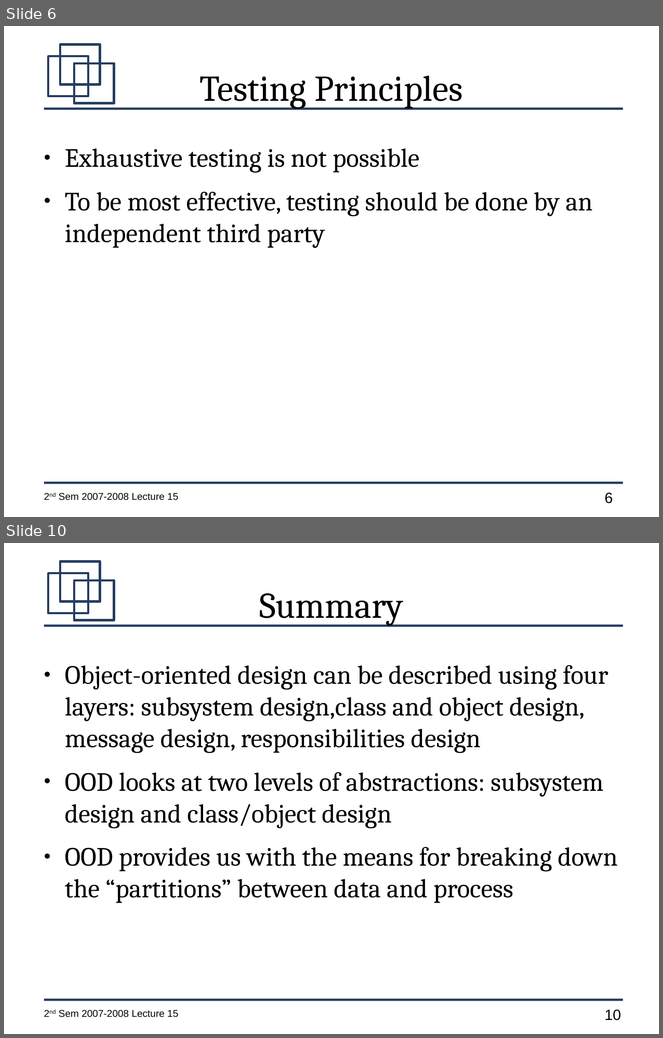
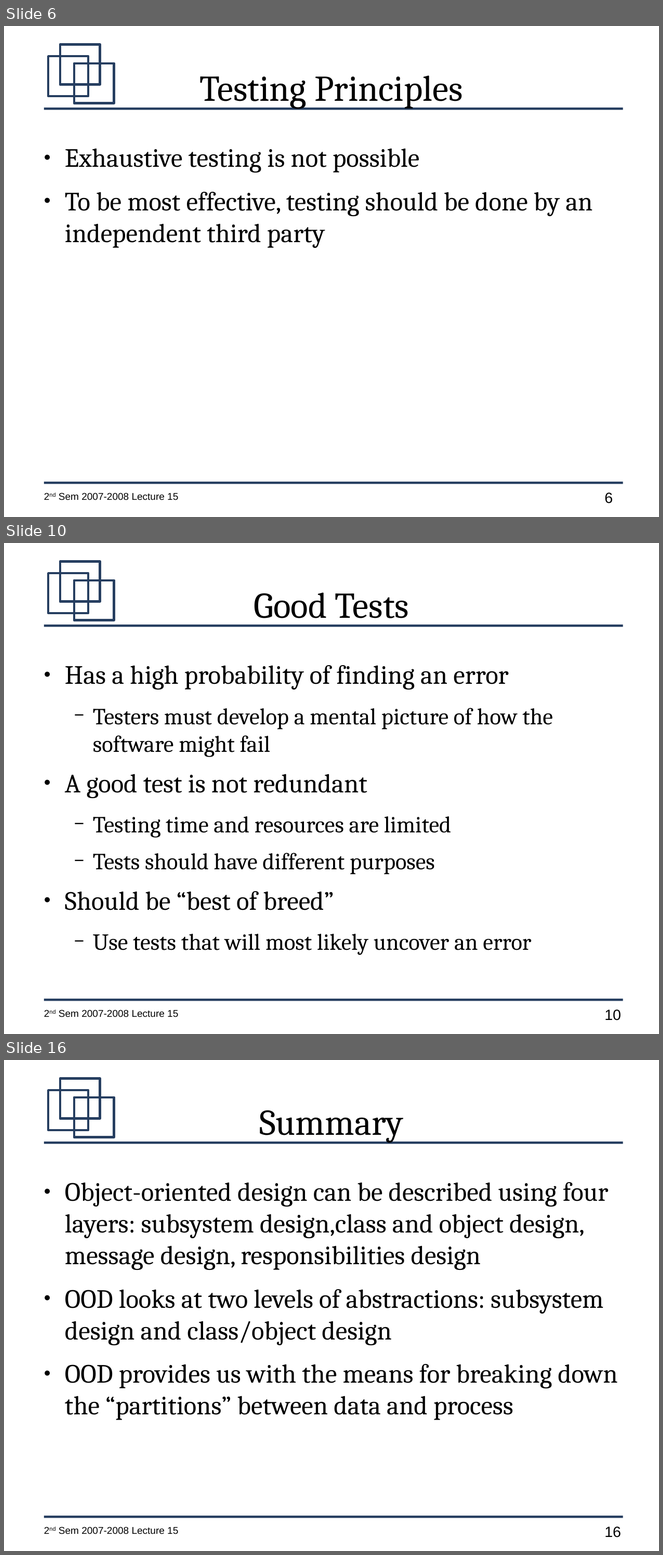
Before and after one commit to jachermocilla/jach-homepage, a slide deck: CMSC128-2nd-Sem-2007-L15.odp. Shown one above the other, each under a label of ours: slides 6 and 10 before the commit, slides 6, 10 and 16 after it; the slides between them are not shown. The pictures are 663x1038 and 663x1555 pixels, drawn with LibreOffice and Linux fonts; fonts in the diff are those of the drawing. Boxes give left, top, right and bottom in pixels: in the first picture for what was removed or moved away, otherwise in the second. Text is boxed around its words. In the diff, an @@ line names an element or a change of style, - is before the commit and + after.

```diff
--- a/CMSC128-2nd-Sem-2007-L15.odp
+++ b/CMSC128-2nd-Sem-2007-L15.odp
@@ slide 10 added at [4,543,659,1034], background #FFFFFF; not listed: 7 template elements that a slide beside it also shows @@
@@ title added at [254,592,409,626], 44 pt, text #000000 @@
+Good Tests
@@ text added at [65,665,553,955], 28 pt, text #000000 @@
+● Has a high probability of finding an error
+  − Testers must develop a mental picture of how the software might fail
+● A good test is not redundant
+  − Testing time and resources are limited
+  − Tests should have different purposes
+● Should be “best of breed”
+  − Use tests that will most likely uncover an error
@@ what was slide 10 is now slide 16 @@
@@ page number at [605,1527,621,1538]: text changed @@
-10
+16
```
Also in this commit, not shown: 6 slides changed, 5 other slides added.
